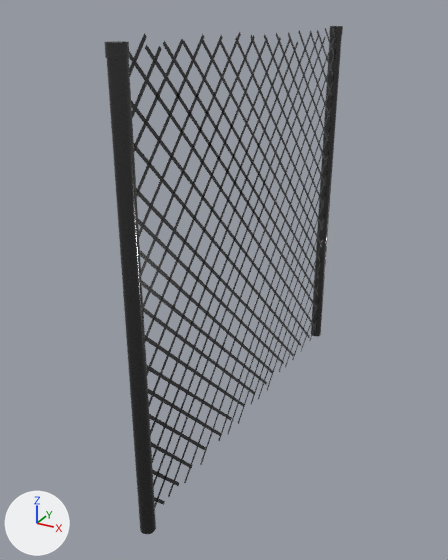
One commit to the FBX model LostAndFound/Assets/Models/Fences/valla.fbx: the scene before it, then after it.
Before and after are seen from a camera (50 mm lens) standing at (1.29, -5.65, 2.1) and looking at (-0.1, -3.12, 0.84). Arrows for +X, +Y and +Z are at lower left; the lights stay in place.

The older version as bpy lines, for what is in view:
```python
me_cylinder_002 = bpy.data.meshes.new('Cylinder.002')
me_cylinder_002.from_pydata(...)  # 336 vertices, 136 faces; spans x -0.04..0.04, y -0.04..2.07, z -1.0..1.03
me_cylinder_002.materials.append(mat_material_002)  # dark grey #525252
ob_valla = bpy.data.objects.new('Valla', me_cylinder_002)
ob_valla.location = (0.0, -3.993, 1.0)
```
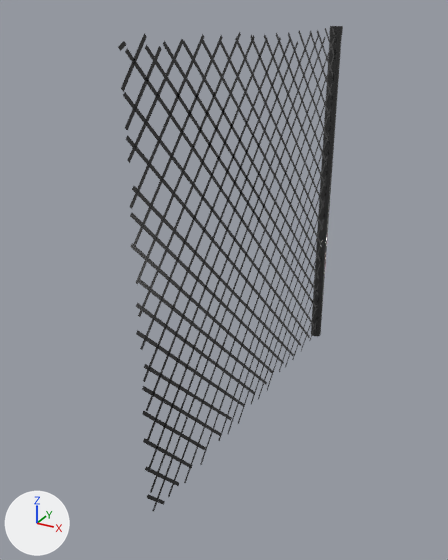
The newer file is also rescaled (x1.454), turned or shifted as a whole; pictures and numbers use the older file's frame.

What the commit changed:
me_cylinder_002 has 336 vertices, 136 faces and spans x -0.04..0.04, y -0.04..2.07, z -1.0..1.03.
me_cylinder_002 is used by ob_valla; location (0.0, -3.993, 1.0).
me_cylinder_002 part 1: the loose piece of 48 vertices spanning x -0.04..0.04, y -0.04..0.04, z -1.0..1.01 is deleted.

Boxes (x1, y1, x2, y2) around the edits, measured in the pictures (448 x 560 px):
'Valla', reshaped: before (104, 26, 343, 534); after (118, 26, 343, 511)
part 1 of me_cylinder_002, deleted (black): before (104, 41, 156, 534)
